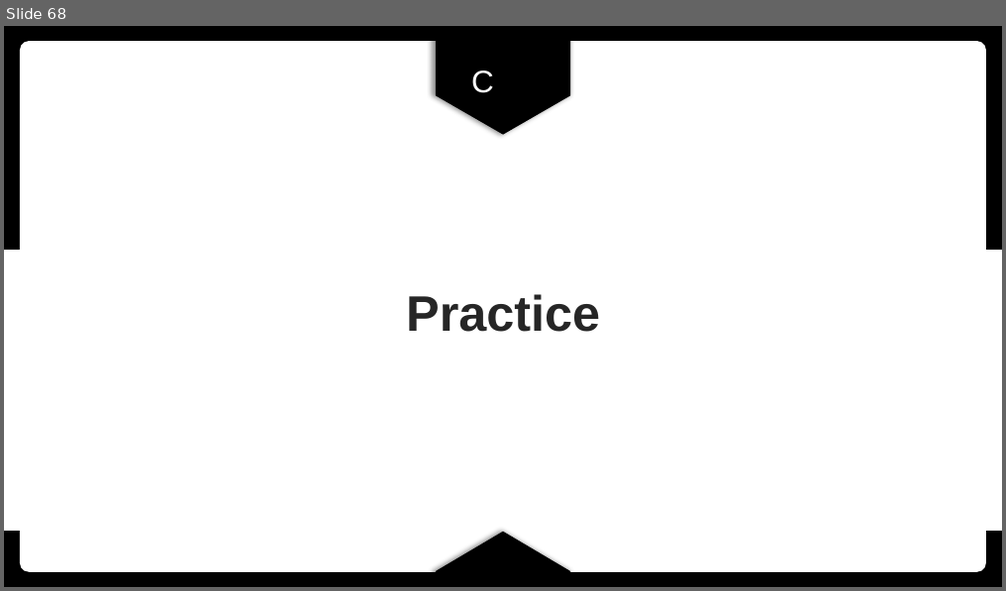
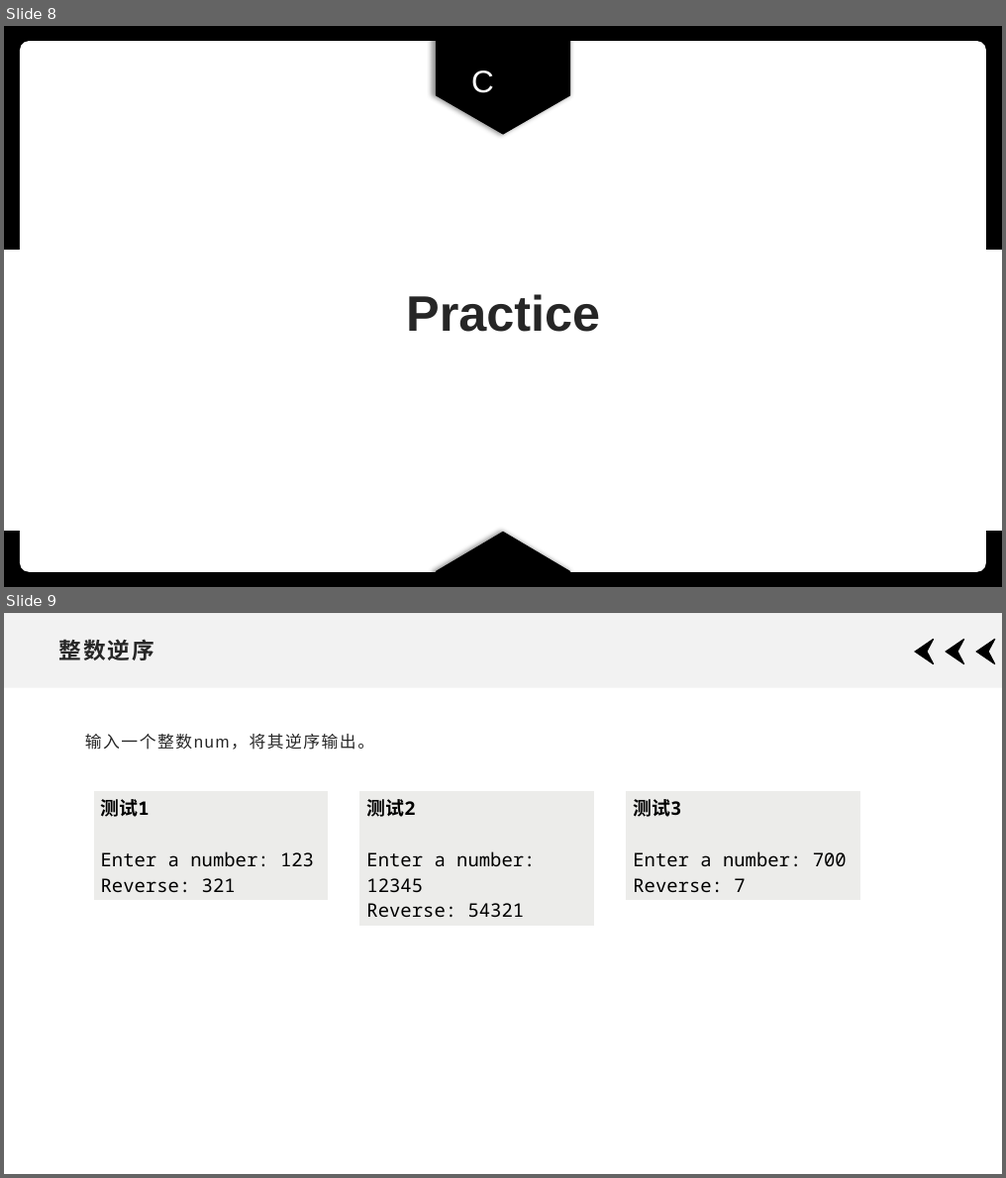
Before and after one commit to xdai02/Python, a slide deck: slides/Chapter3.pptx. Shown one above the other, each under a label of ours: slide 68 before the commit, slides 8 and 9 after it. The pictures are 1006x591 and 1006x1178 pixels, drawn with LibreOffice and Linux fonts; fonts in the diff are those of the drawing. Boxes give left, top, right and bottom in pixels: in the first picture for what was removed or moved away, otherwise in the second. Text is boxed around its words. In the diff, an @@ line names an element or a change of style, - is before the commit and + after.

```diff
--- a/slides/Chapter3.pptx
+++ b/slides/Chapter3.pptx
@@ slide 9 added at bbox=[4, 613, 1002, 1174], background #FFFFFF @@
@@ rectangle added at bbox=[4, 613, 1002, 688], fill #F2F2F2 @@
@@ title added at bbox=[58, 639, 154, 661], 21.6 pt, text #262626, bold @@
+整数逆序
@@ freeform shape added at bbox=[916, 639, 935, 664], fill #000000, outline #000000 1 pt @@
@@ freeform shape added at bbox=[946, 639, 965, 664], fill #000000, outline #000000 1 pt @@
@@ freeform shape added at bbox=[977, 639, 996, 664], fill #000000, outline #000000 1 pt @@
@@ text added at bbox=[85, 734, 374, 750], 16 pt, text #262626 @@
+输入一个整数num，将其逆序输出。
@@ table added at bbox=[93, 790, 328, 896], 1 rows, 1 columns @@
+测试1 / Enter a number: 123 / Reverse: 321
@@ table added at bbox=[359, 790, 595, 921], 1 rows, 1 columns @@
+测试2 / Enter a number: 12345 / Reverse: 54321
@@ table added at bbox=[626, 790, 860, 896], 1 rows, 1 columns @@
+测试3 / Enter a number: 700 / Reverse: 7
@@ what was slide 68 is now slide 8 @@
```
Also in this commit, not shown: 1 other slide added, 9 other files.
